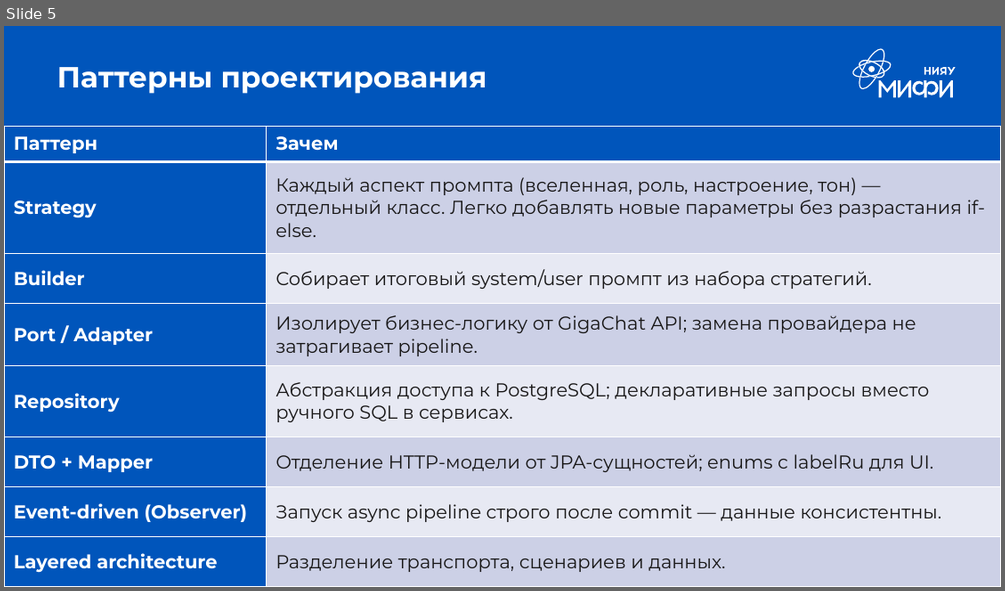
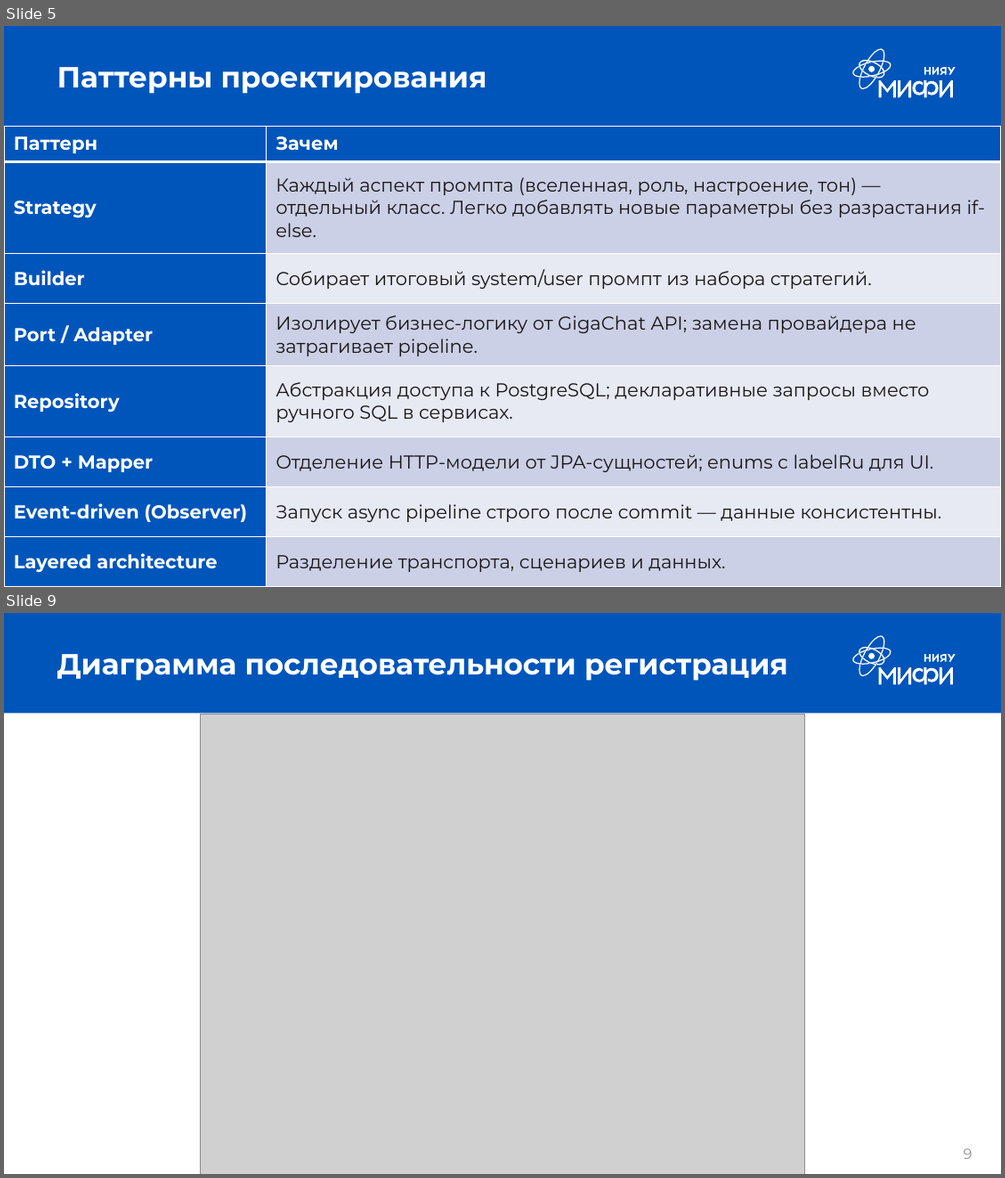
Before and after one commit to GeorgyNikolaev/MEPHI_Java_DD-Person, a slide deck: docs/Презентация.pptx. Shown one above the other, each under a label of ours: slide 5 before the commit, slides 5 and 9 after it; the slides between them are not shown. The pictures are 1005x591 and 1005x1178 pixels, drawn with LibreOffice and Linux fonts; fonts in the diff are those of the drawing; grey boxes stand for pictures. Boxes give left, top, right and bottom in pixels: in the first picture for what was removed or moved away, otherwise in the second. Text is boxed around its words. In the diff, an @@ line names an element or a change of style, - is before the commit and + after.

```diff
--- a/docs/Презентация.pptx
+++ b/docs/Презентация.pptx
@@ slide 9 added at [4,613,1001,1174], background #FFFFFF; not listed: 21 template elements that a slide beside it also shows @@
@@ title added at [57,654,788,681], 28 pt, text #FFFFFF, bold @@
+Диаграмма последовательности регистрация
@@ picture added at [201,714,805,1174] @@
@@ page number added at [963,1148,972,1159], 14 pt, text #8F9092 @@
+9
```
Also in this commit, not shown: 3 slides changed, 2 other slides added, 9 other files.
